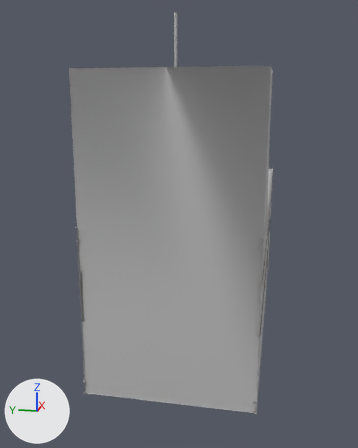
An edit to the FBX model Assets/Models/Rooms/SM_TutorialRoom_Hallway_01.fbx, drawn before and after from the same camera.
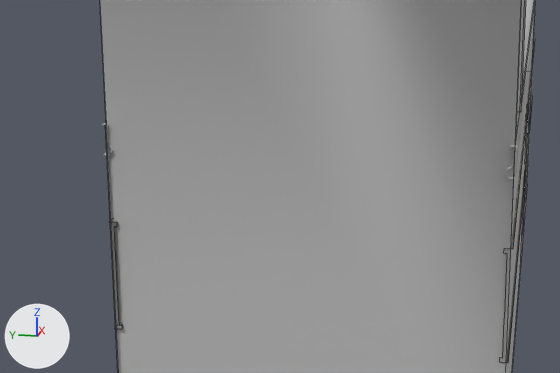
The first picture shows the older version from a camera (50 mm lens) standing at (-27.6, 6.1, 9.9) and looking at (-4.8, 10.7, 4.2). The close-ups show both versions on the part from 8% to 79% of the width and 38% to 76% of the height of that picture; other places that the commit changed are outside them. The lights are fixed; the arrows at lower left show +X, +Y and +Z. The close-ups show mesh edges as thin lines. Where no turn or scale is listed for an object, it has been applied to the vertices. Vertices at the same position are counted once.

The scene before the commit, as lines of its bpy script (objects in view):
```python
me_mesh = bpy.data.meshes.new('Mesh')
me_mesh.from_pydata(...)  # 30 vertices, 7 faces; spans x -9.0..9.0, y -3.0..3.0, z -5.5..5.4
me_mesh.materials.append(mat_lambert115)  # grey #bcbcbc
me_mesh_002 = bpy.data.meshes.new('Mesh.002')
me_mesh_002.from_pydata(...)  # 78 vertices, 33 faces; spans x -8.0..8.0, y -3.0..3.0, z -0.2..0.2
me_mesh_002.materials.append(mat_lambert115)  # grey #bcbcbc
me_mesh_005 = bpy.data.meshes.new('Mesh.005')
me_mesh_005.from_pydata(...)  # 68 vertices, 34 faces; spans x -8.9..8.9, y -3.0..3.0, z -0.9..0.9
me_mesh_005.materials.append(mat_mural1)  # picture img_t_tiling_engravingsdeco_basecolour_png
ob_sm_tutorialroom_hallway_trim_01 = bpy.data.objects.new('SM_TutorialRoom_Hallway_Trim_01', me_mesh_002)
ob_sm_tutorialroom_hallway_trim_01.location = (-5.03, 9.43, 5.77)
ob_sm_tutorialroom_hallway_wallmural_01 = bpy.data.objects.new('SM_TutorialRoom_Hallway_WallMural_01', me_mesh_005)
ob_sm_tutorialroom_hallway_wallmural_01.location = (-4.09, 9.42, 3.62)
ob_sm_tutorialroom_hallway_walls_01 = bpy.data.objects.new('SM_TutorialRoom_Hallway_Walls_01', me_mesh)
ob_sm_tutorialroom_hallway_walls_01.location = (-4.08, 9.42, 5.53)
```
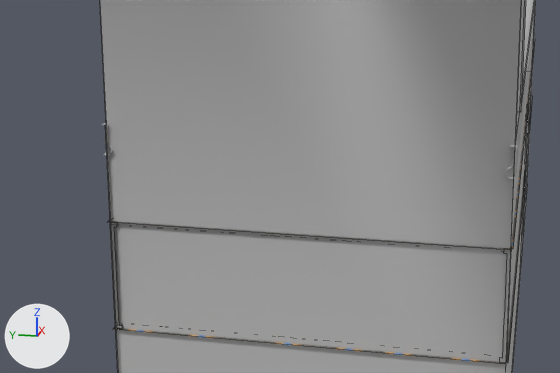
The change, as JSON lines over the scene's bpy script:
```json
{"block": "me_mesh_005", "where": "me_mesh_005.from_pydata(...)  # 68 vertices, 34 faces; spans x -8.9..8.9, y -3.0..3.0, z -0.9..0.9"}
{"block": "me_mesh_005", "where": "# used by ob_sm_tutorialroom_hallway_wallmural_01; location = (-4.09, 9.42, 3.62)"}
{"block": "me_mesh_005", "change": "me_mesh_005 part 1: the loose piece of 16 vertices spanning x 7.0..7.1, y -3.0..3.0, z -0.9..0.9 is copied, and the copy is turned -180 degrees about the y axis through its middle, then moved by (-15.9, 0.0, 0.0); it spans x -9.0..-8.8, y -3.0..3.0, z -0.9..0.9"}
```

Pixel boxes (x1, y1, x2, y2) of what changed, in the close-ups (560 x 373 px):
```json
{"object": "SM_TutorialRoom_Hallway_WallMural_01", "change": "reshaped", "before": [109, 39, 535, 363], "after": [108, 39, 535, 364]}
{"part": 1, "of": "me_mesh_005", "change": "added", "after": [108, 220, 511, 364]}
```
